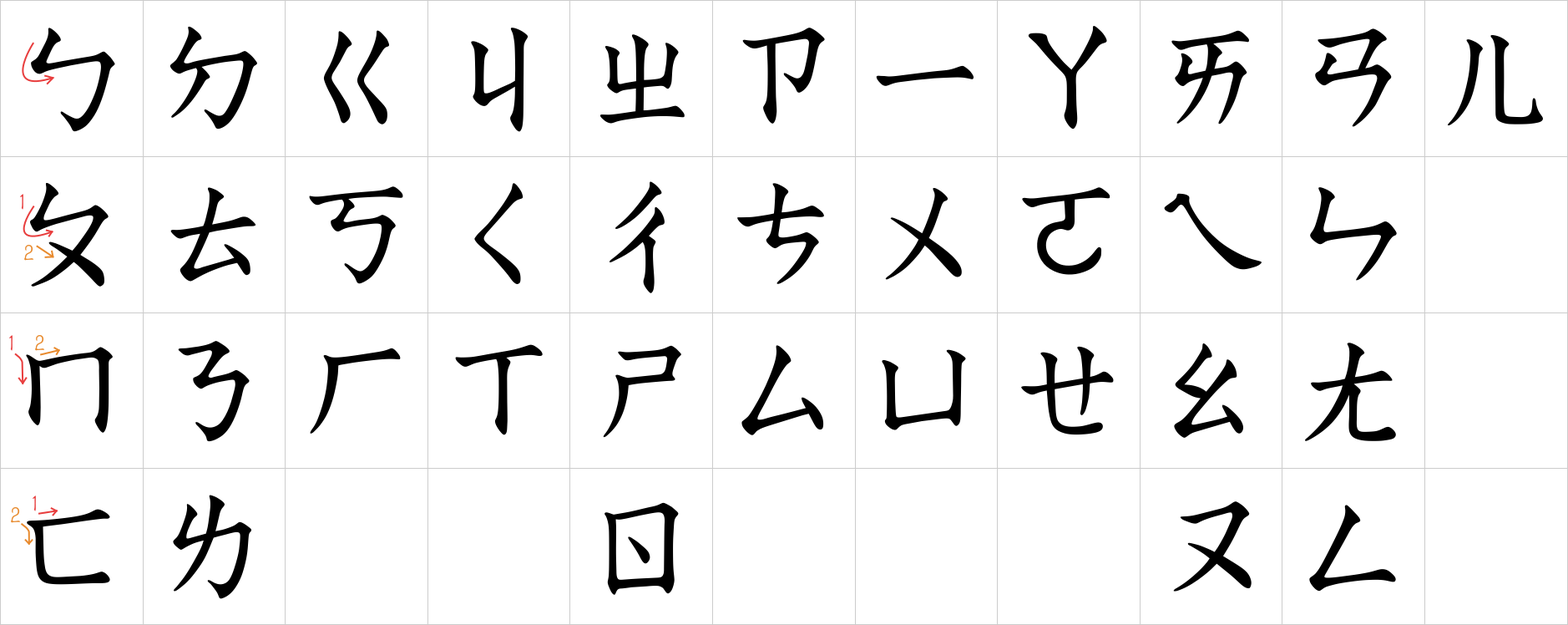
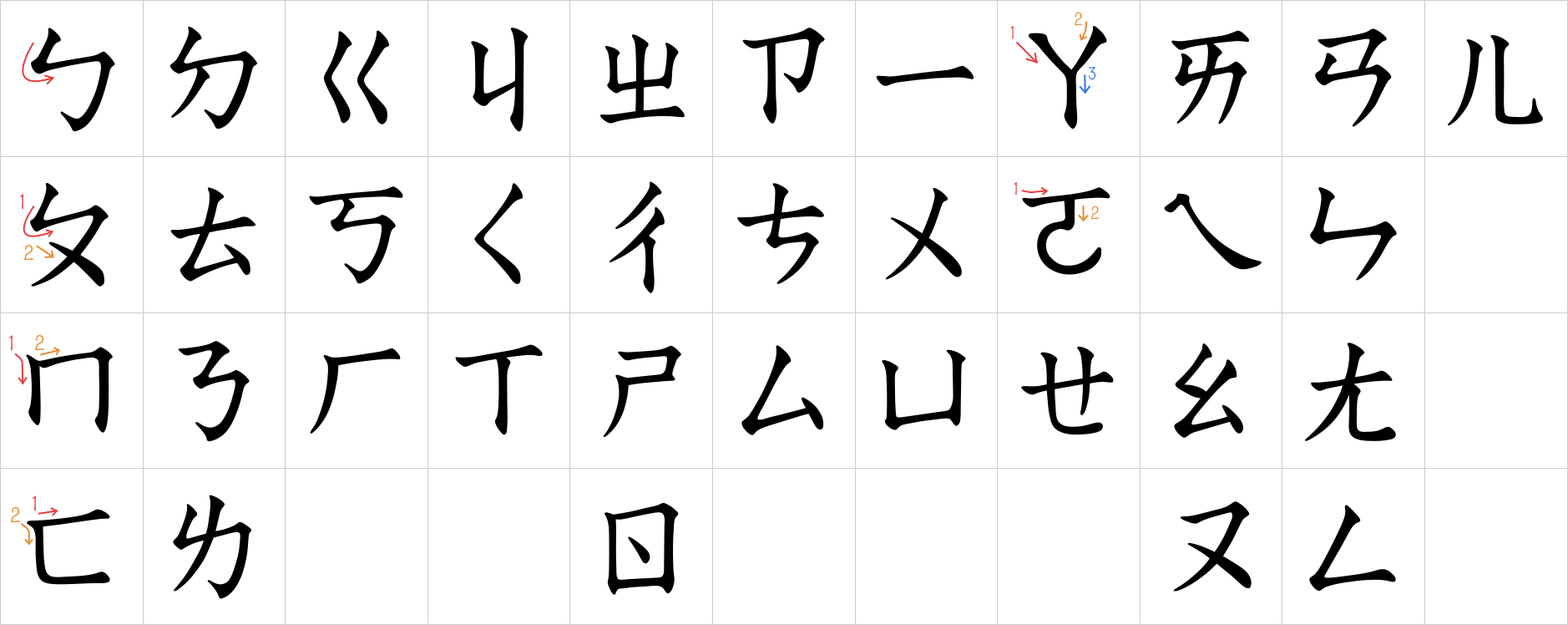
Revision of a layered 1568×625 image; what changed, layer by layer:
added layer "o1" above "o2" over <box>1013,182,1017,196</box>
added layer "o2" above "a1" over <box>1090,205,1100,220</box>
added layer "a1" above "a2" over <box>1010,25,1014,40</box>
added layer "a2" above "a3" over <box>1073,11,1083,26</box>
added layer "a3" above "f1" over <box>1088,65,1097,81</box>
painted on "筆畫" over <box>1016,20,1092,222</box>
